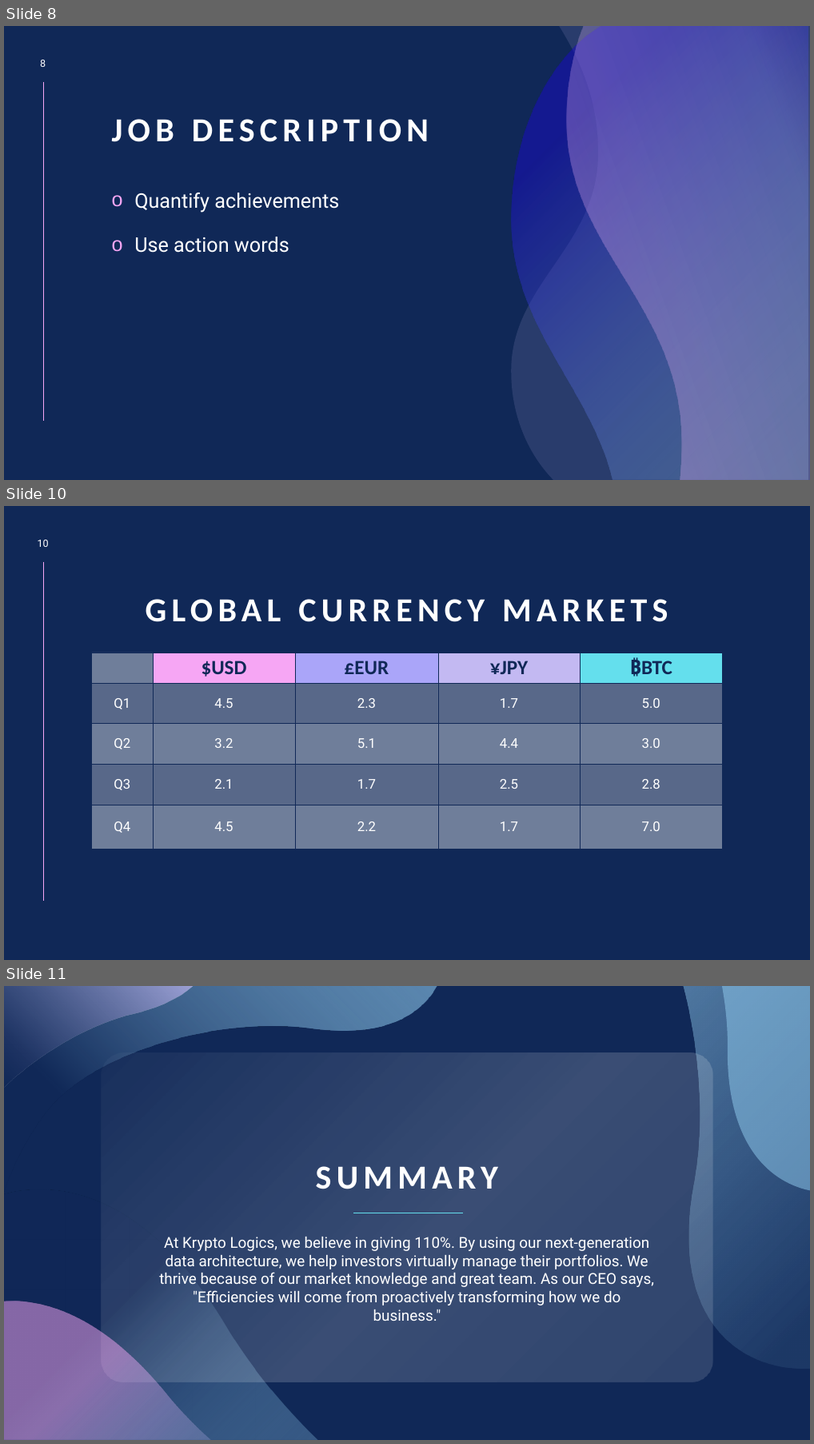
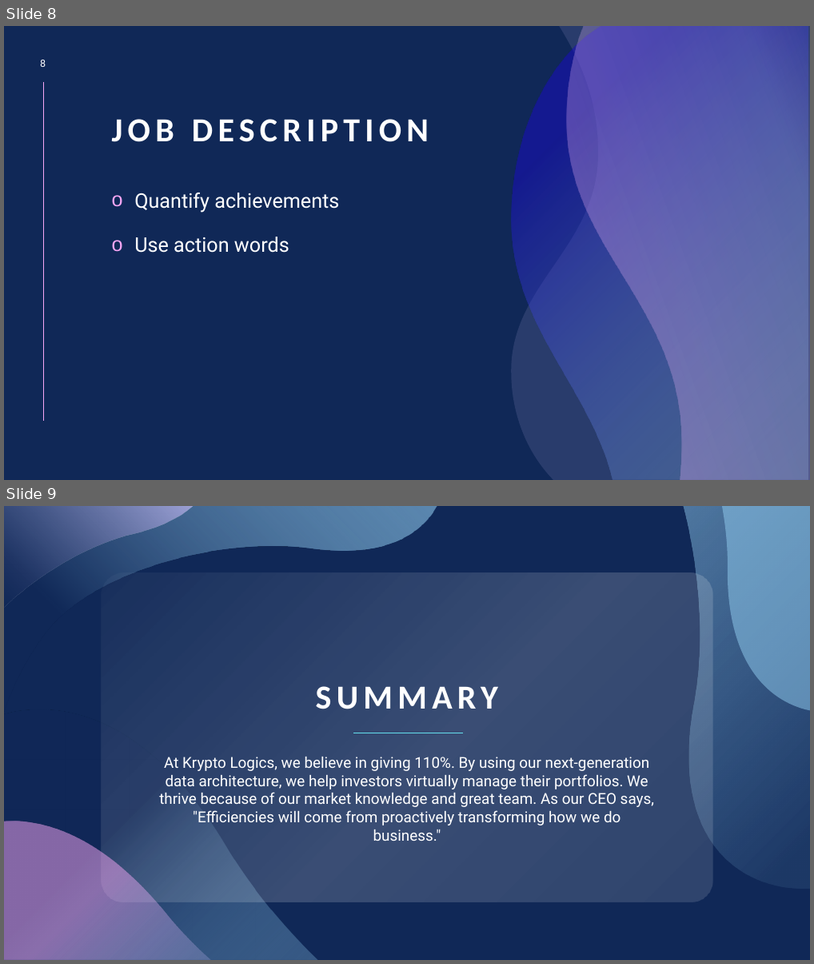
Before and after one commit to InterstellarMist/VIP-Workshop-2024, a slide deck: Resume and Cover Letter/Resume and Cover Letter workshop.pptx. Shown one above the other, each under a label of ours: slides 8, 10 and 11 before the commit, slides 8 and 9 after it; the slides between them are not shown. The pictures are 814x1444 and 814x964 pixels, drawn with LibreOffice and Linux fonts; fonts in the diff are those of the drawing. Boxes give left, top, right and bottom in pixels: in the first picture for what was removed or moved away, otherwise in the second. Text is boxed around its words. In the diff, an @@ line names an element or a change of style, - is before the commit and + after.

```diff
--- a/Resume and Cover Letter/Resume and Cover Letter workshop.pptx
+++ b/Resume and Cover Letter/Resume and Cover Letter workshop.pptx
@@ slide 10 removed at [4,506,810,960], background #102857; not listed: 1 template element that a slide beside it also shows @@
@@ page number removed at [38,540,49,547] @@
-10
@@ title removed at [146,599,668,622] @@
-GLOBAL CURRENCY MARKETS
@@ table removed at [92,652,722,848], 5 rows, 5 columns @@
- | $USD | £EUR | ¥JPY | ₿BTC
-Q1 | 4.5 | 2.3 | 1.7 | 5.0
-Q2 | 3.2 | 5.1 | 4.4 | 3.0
-Q3 | 2.1 | 1.7 | 2.5 | 2.8
-Q4 | 4.5 | 2.2 | 1.7 | 7.0
@@ what was slide 11 is now slide 9 @@
```
Also in this commit, not shown: 1 other slide removed.
